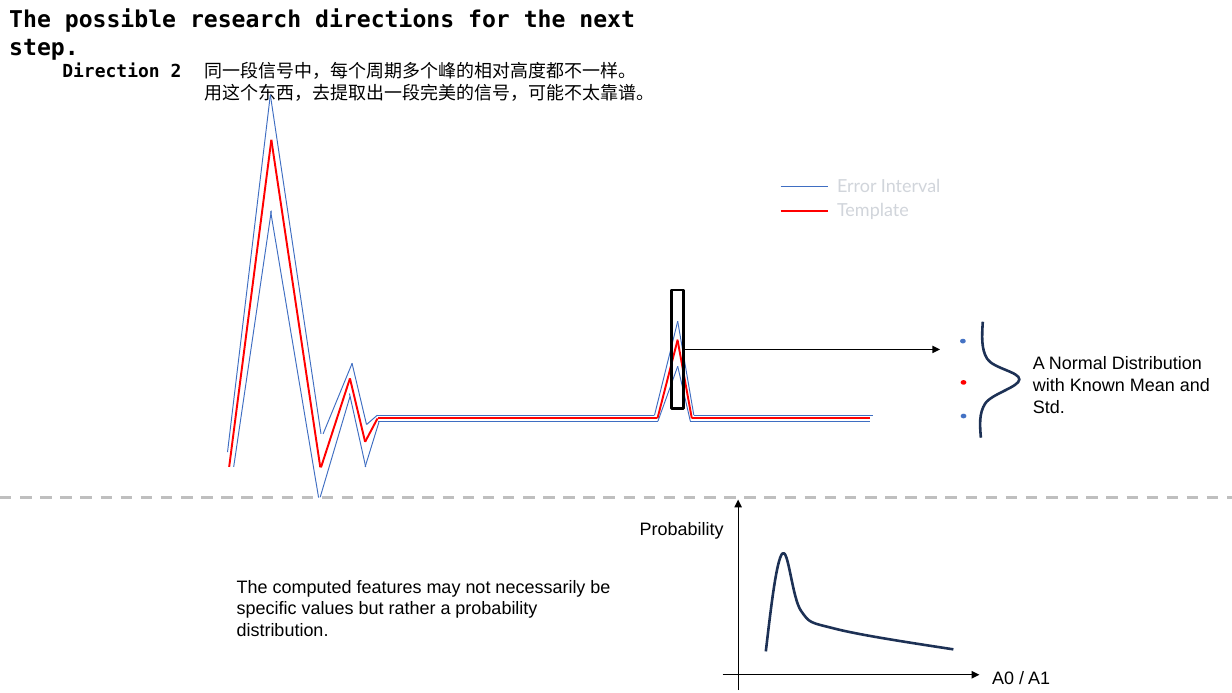
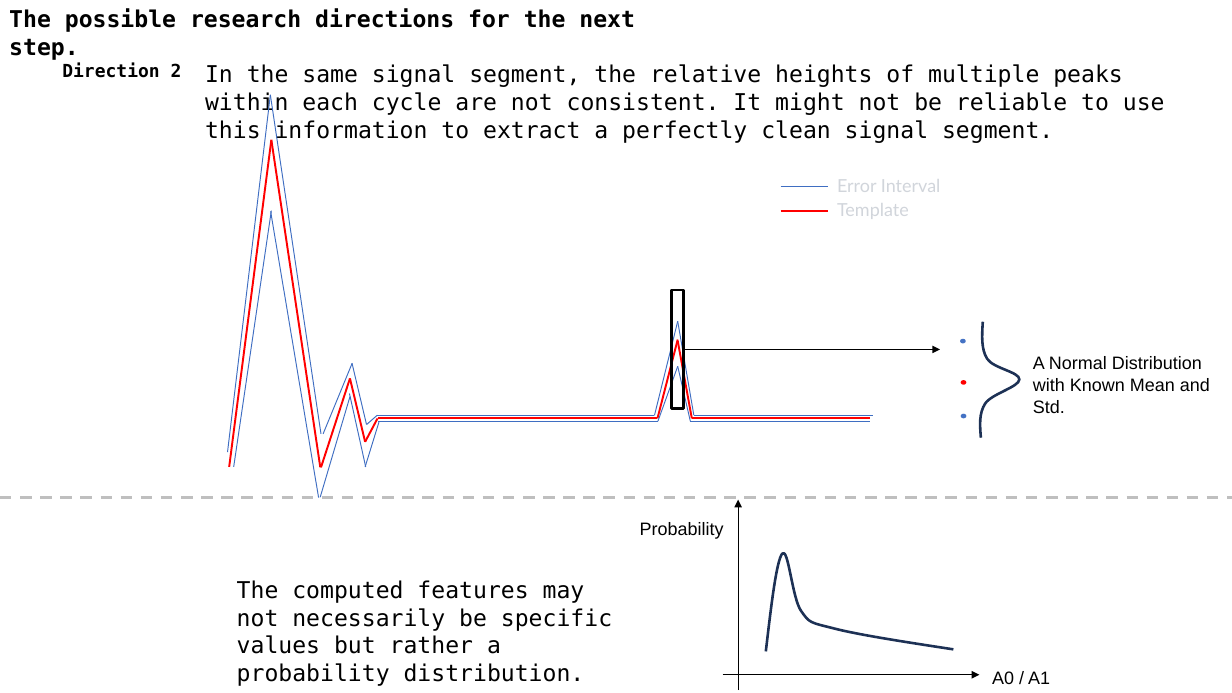
Before and after one commit to A-Big-Tortoise/Presentation, a slide deck: slide 20 of Presentation_1212_JiayuChen.pptx (slide 19 before the commit). Drawn at 1232x693 pixels with LibreOffice and Linux fonts; fonts in the diff are those of the drawing. Boxes give left, top, right and bottom in pixels: in the first picture for what was removed or moved away, otherwise in the second. Text is boxed around its words. In the diff, an @@ line names an element or a change of style, - is before the commit and + after.

```diff
--- a/Presentation_1212_JiayuChen.pptx
+++ b/Presentation_1212_JiayuChen.pptx
@@ text at (205,64,1165,144): text changed; size 14 to 18 pt; font Arial to DejaVu Sans Mono @@
-同一段信号中，每个周期多个峰的相对高度都不一样。
-用这个东西，去提取出一段完美的信号，可能不太靠谱。
+In the same signal segment, the relative heights of multiple peaks within each cycle are not consistent. It might not be reliable to use this information to extract a perfectly clean signal segment.
@@ text "The computed features may not ..." at (237,580,612,686): size 14 to 18 pt, font Arial to DejaVu Sans Mono @@
```
Also in this commit, not shown: 8 other slides changed, 6 slides added, 5 slides removed.
